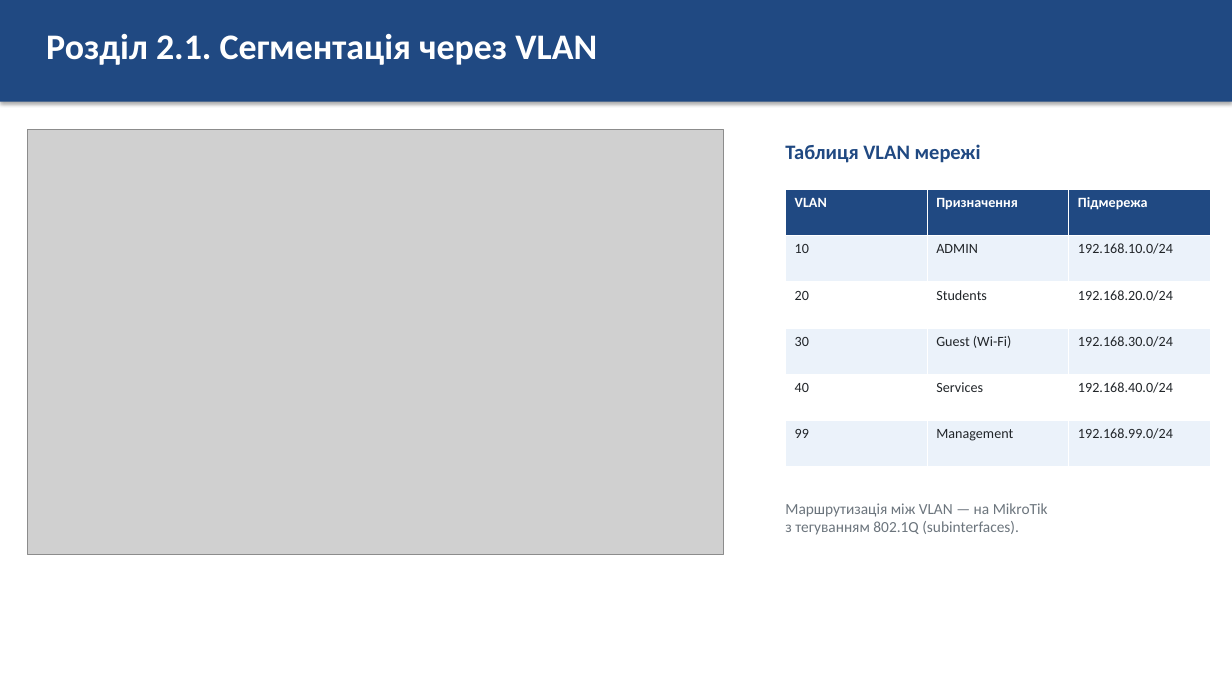
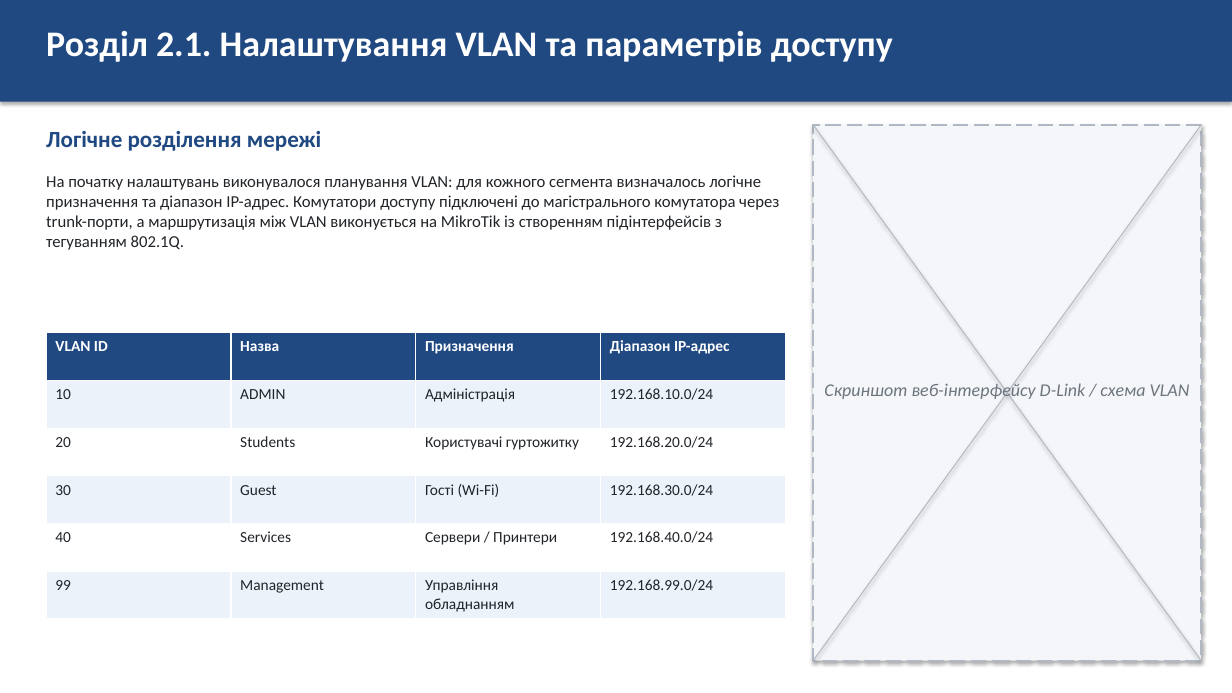
Before and after one commit to luasha67/luasha2532627627, a slide deck: slide 7 of Презентація_звіт_з_практики.pptx (slide 6 before the commit). Drawn at 1232x693 pixels with LibreOffice and Linux fonts; fonts in the diff are those of the drawing; grey boxes stand for pictures. Boxes give left, top, right and bottom in pixels: in the first picture for what was removed or moved away, otherwise in the second. Text is boxed around its words. In the diff, an @@ line names an element or a change of style, - is before the commit and + after.

```diff
--- a/Презентація_звіт_з_практики.pptx
+++ b/Презентація_звіт_з_практики.pptx
@@ text at (46,31,893,62): text changed @@
-Розділ 2.1. Сегментація через VLAN
+Розділ 2.1. Налаштування VLAN та параметрів доступу
@@ picture removed at (28,129,724,555) @@
@@ text added at (46,131,321,151), 18 pt, text #204982, bold @@
+Логічне розділення мережі
@@ text removed at (785,144,981,163) @@
-Таблиця VLAN мережі
@@ rectangle added at (813,125,1202,661), fill #F4F6F9, outline #B0B8C4 1.5 pt dashed @@
@@ line added from (813, 125) to (1202, 661), #B0B8C4 0.75 pt @@
@@ line added from (1202, 125) to (813, 661), #B0B8C4 0.75 pt @@
@@ text added at (46,175,779,250), 13 pt, text #212529 @@
+На початку налаштувань виконувалося планування VLAN: для кожного сегмента визначалось логічне призначення та діапазон IP-адрес. Комутатори доступу підключені до магістрального комутатора через trunk-порти, а маршрутизація між VLAN виконується на MikroTik із створенням підінтерфейсів з тегуванням 802.1Q.
@@ table at (46,333,786,619) @@
-column 1: VLAN | 10 | 20 | 30 | 40 | 99
-column 2: Призначення | ADMIN | Students | Guest (Wi-Fi) | Services | Management
-column 3: Підмережа | 192.168.10.0/24 | 192.168.20.0/24 | 192.168.30.0/24 | 192.168.40.0/24 | 192.168.99.0/24
+column 1: VLAN ID | 10 | 20 | 30 | 40 | 99
+column 2: Назва | ADMIN | Students | Guest | Services | Management
+column 3: Призначення | Адміністрація | Користувачі гуртожитку | Гості (Wi-Fi) | Сервери / Принтери | Управління обладнанням
+column 4: Діапазон IP-адрес | 192.168.10.0/24 | 192.168.20.0/24 | 192.168.30.0/24 | 192.168.40.0/24 | 192.168.99.0/24
@@ table: place and size @@
-table at (786,189,1210,467)
+table at (46,333,786,619)
@@ text added at (824,382,1190,402), 14 pt, text #6C757D, italic @@
+Скриншот веб-інтерфейсу D-Link / схема VLAN
@@ text removed at (785,503,1048,535) @@
-Маршрутизація між VLAN — на MikroTik
-з тегуванням 802.1Q (subinterfaces).
```
Also in this commit, not shown: 7 other slides changed, 2 slides added, 2 slides removed.
